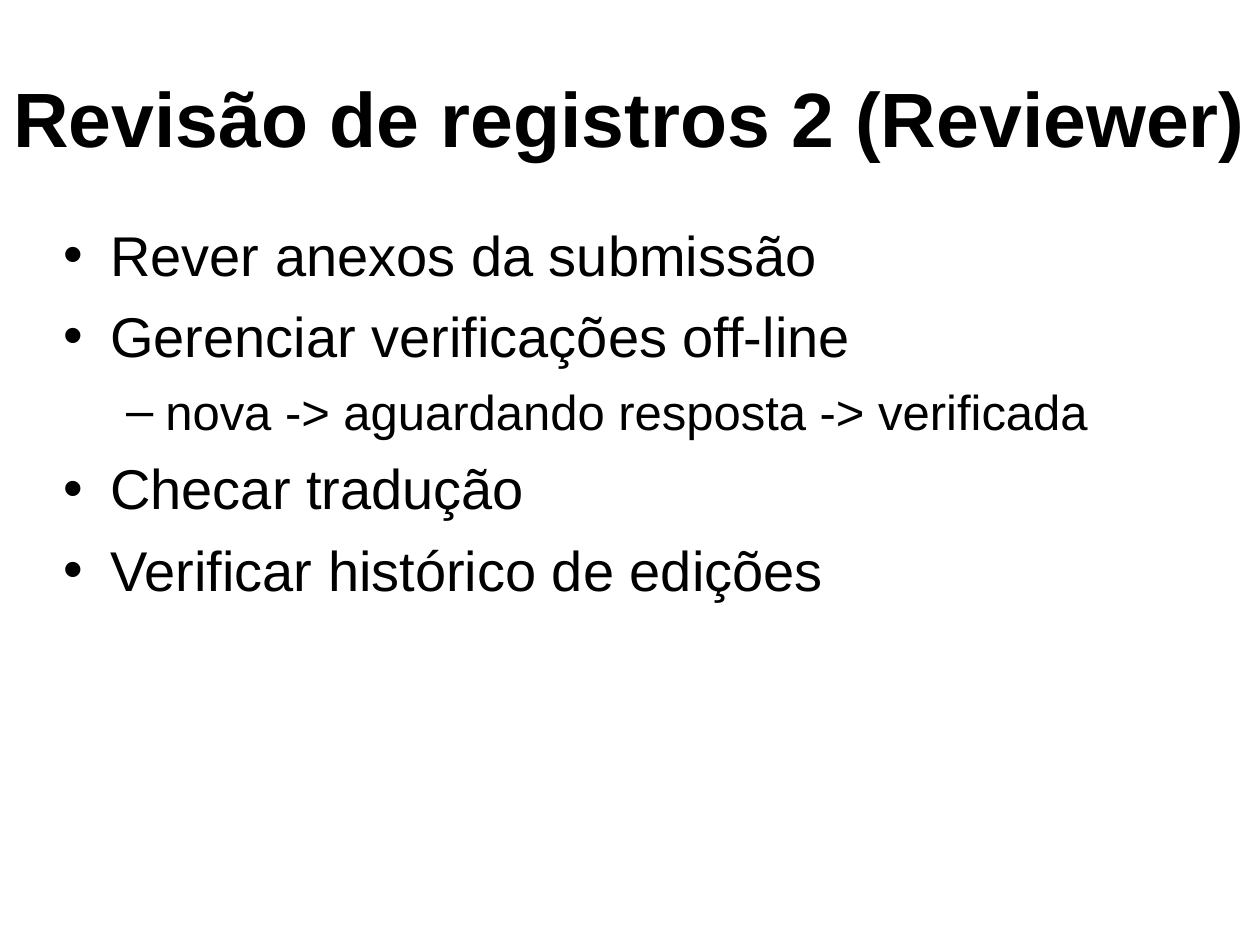
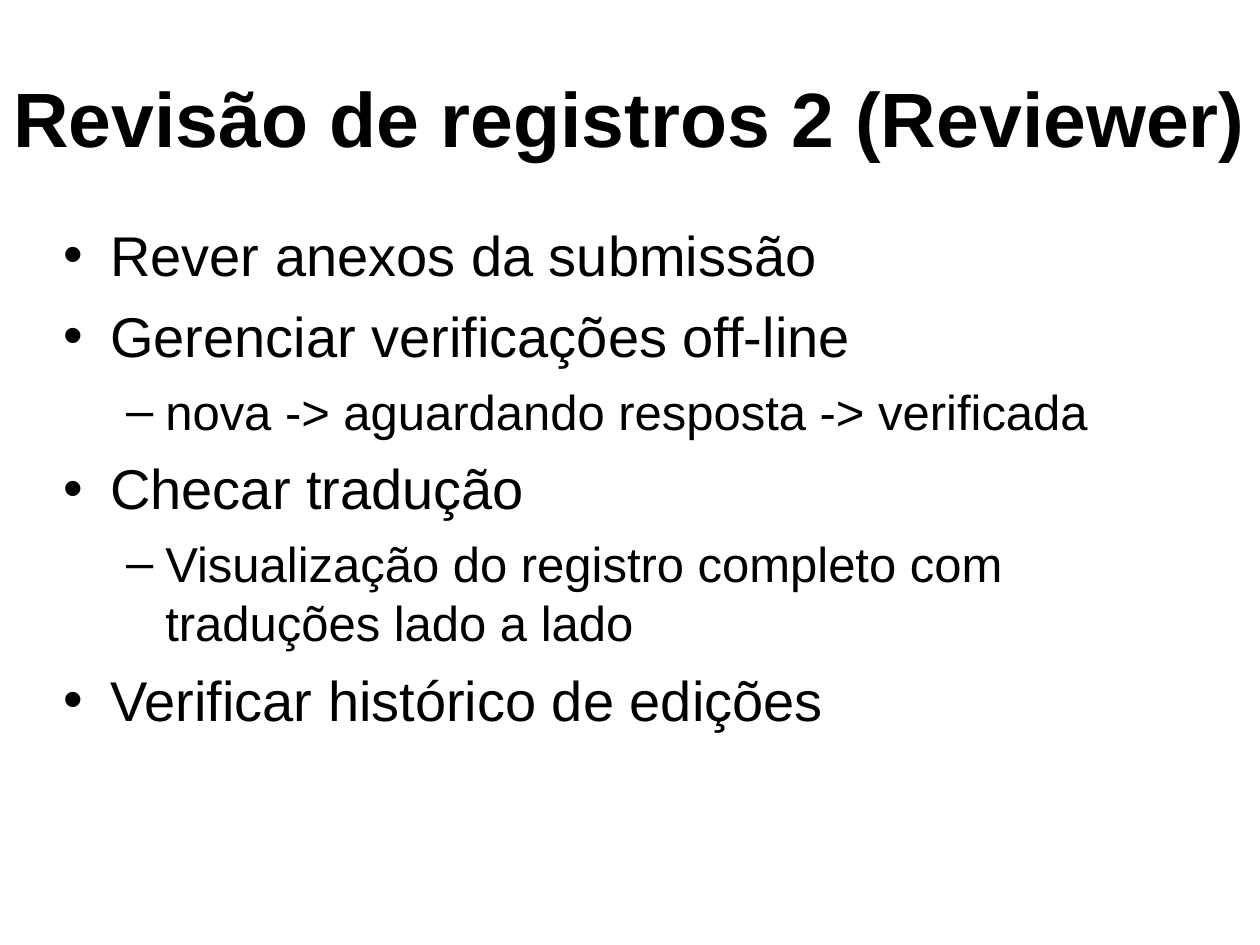
Before and after one commit to bireme/opentrials, a slide deck: slide 8 of docs/fiocruz-2009-11.odp. Drawn at 1260x945 pixels with LibreOffice and Linux fonts; fonts in the diff are those of the drawing; background and template pictures are left out. Boxes give left, top, right and bottom in pixels: in the first picture for what was removed or moved away, otherwise in the second. Text is boxed around its words. In the diff, an @@ line names an element or a change of style, - is before the commit and + after.

```diff
--- a/docs/fiocruz-2009-11.odp
+++ b/docs/fiocruz-2009-11.odp
@@ text at bbox=[165, 546, 1003, 651]: paragraph added @@
+  – Visualização do registro completo com traduções lado a lado
```
Also in this commit, not shown: 5 other slides changed, 4 other files.
